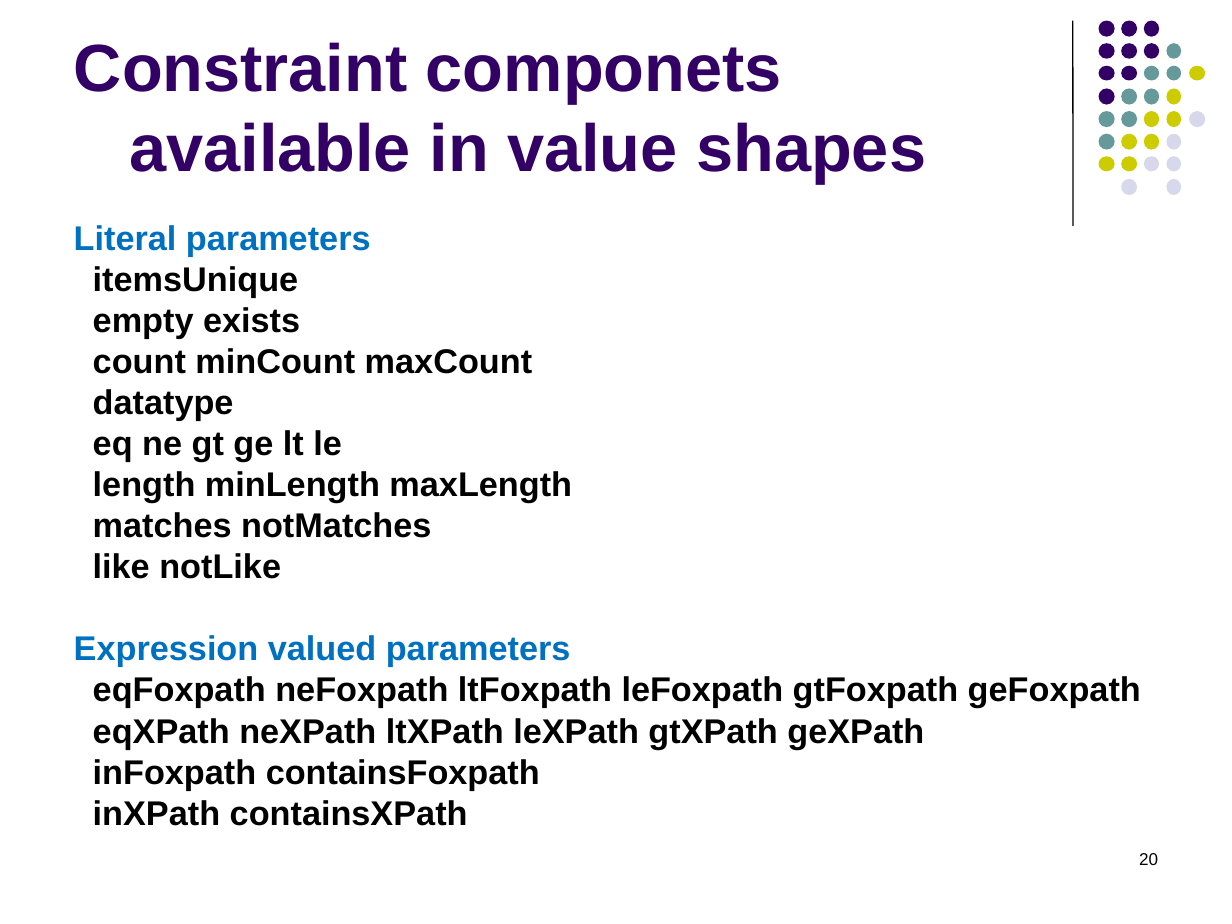
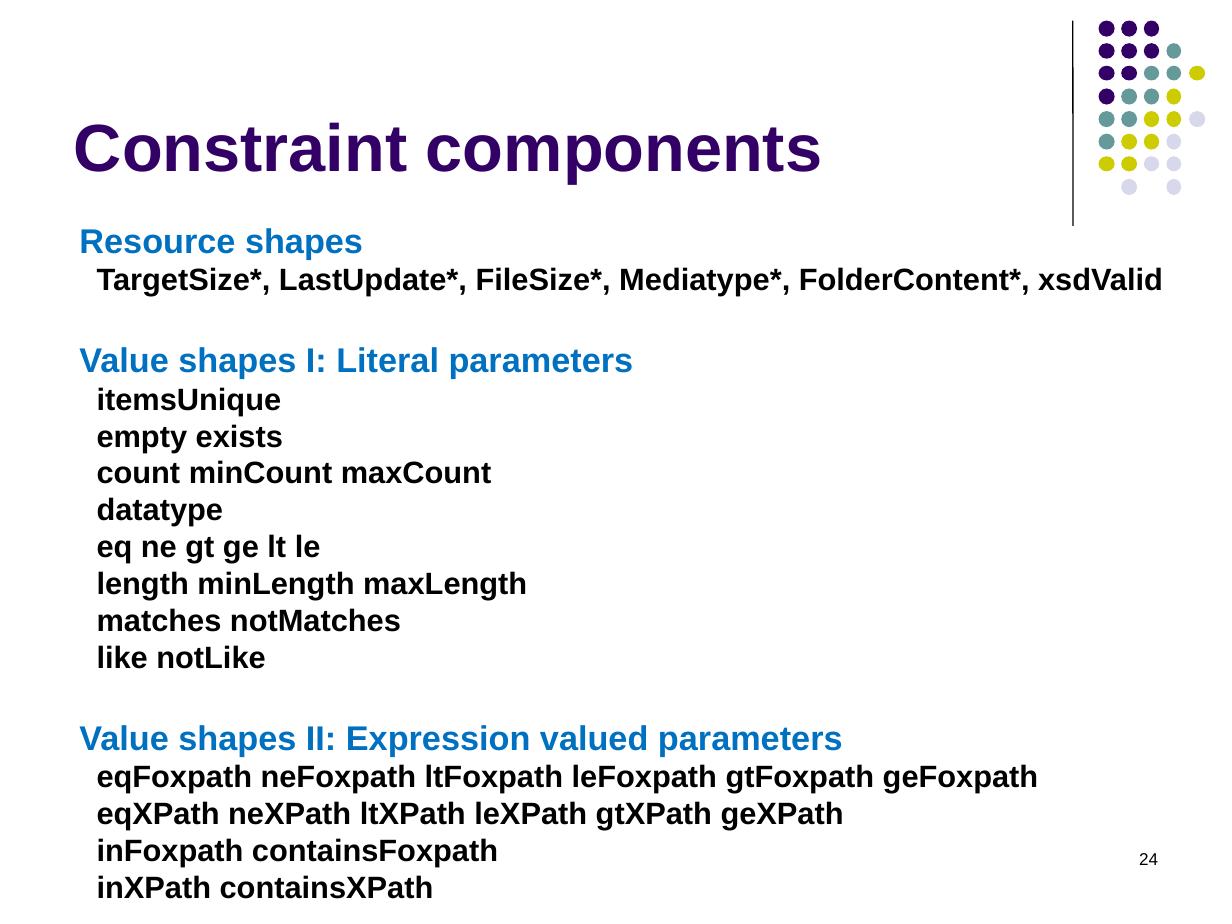
Before and after one commit to hrennau/greenfox, a slide deck: slide 24 of documentation/greenfox-xmlprague-2020.pptx (slide 20 before the commit). Drawn at 1232x924 pixels with LibreOffice and Linux fonts; fonts in the diff are those of the drawing. Boxes give left, top, right and bottom in pixels: in the first picture for what was removed or moved away, otherwise in the second. Text is boxed around its words. In the diff, an @@ line names an element or a change of style, - is before the commit and + after.

```diff
--- a/documentation/greenfox-xmlprague-2020.pptx
+++ b/documentation/greenfox-xmlprague-2020.pptx
@@ title at <box>74,122,822,183</box>: text changed @@
-Constraint componets
-available in value shapes
+Constraint components
@@ text at <box>79,228,1163,378</box>: text changed; size 20 to 18 pt; text colour #0070C0 to #000000 @@
-Literal parameters
+Resource shapes
+TargetSize*, LastUpdate*, FileSize*, Mediatype*, FolderContent*, xsdValid
+Value shapes I: Literal parameters
@@ text at <box>97,387,1039,899</box>: size 20 to 18 pt in "itemsUnique", "empty exists", "count minCount maxCount", "datatype" and 8 more places @@
@@ text at <box>79,725,843,756</box>: text changed @@
-Expression valued parameters
+Value shapes II: Expression valued parameters
@@ page number at <box>1139,853,1158,865</box>: text changed @@
-20
+24
```
Also in this commit, not shown: 4 other slides changed, 3 other files.
